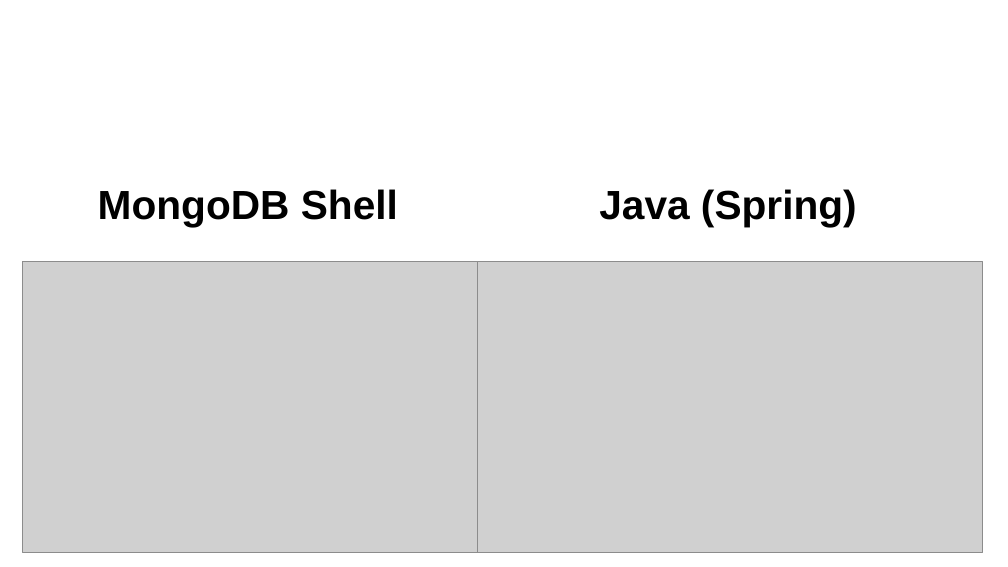
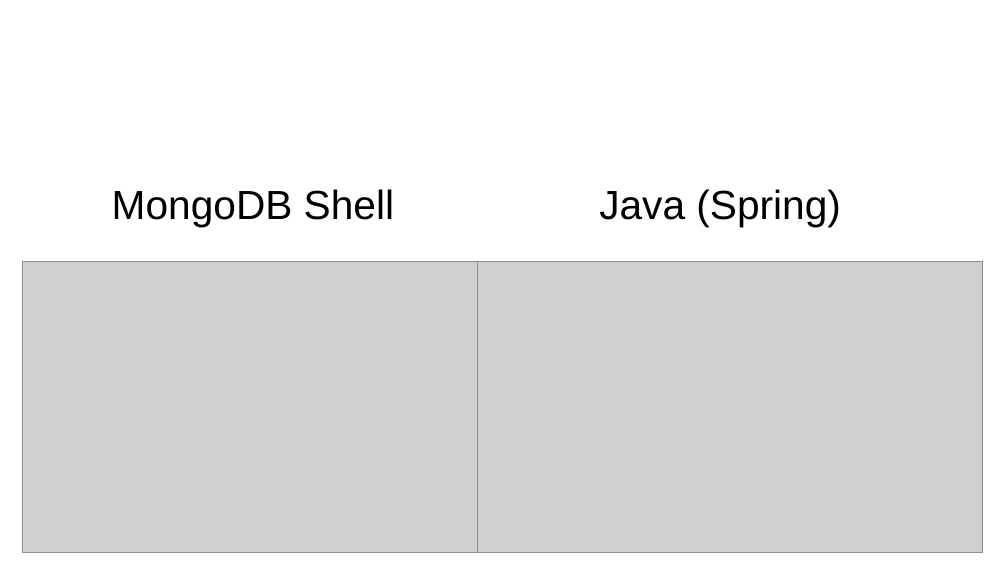
Before and after one commit to skrabbenborg/nosql-talk, a slide deck: slide 11 of presentation/presentation.pptx. Drawn at 1008x567 pixels with LibreOffice and Linux fonts; fonts in the diff are those of the drawing; grey boxes stand for pictures; background and template pictures are left out. Boxes give left, top, right and bottom in pixels: in the first picture for what was removed or moved away, otherwise in the second. Text is boxed around its words. In the diff, an @@ line names an element or a change of style, - is before the commit and + after.

```diff
--- a/presentation/presentation.pptx
+++ b/presentation/presentation.pptx
@@ text "MongoDB Shell" at (x1=112, y1=189, x2=394, y2=226): bold off @@
@@ text "MongoDB Shell" moved from (x1=98, y1=189, x2=398, y2=226) to (x1=112, y1=189, x2=394, y2=226) @@
@@ text "Java (Spring)" at (x1=599, y1=189, x2=841, y2=226): bold off @@
```
Also in this commit, not shown: 7 other slides changed.
